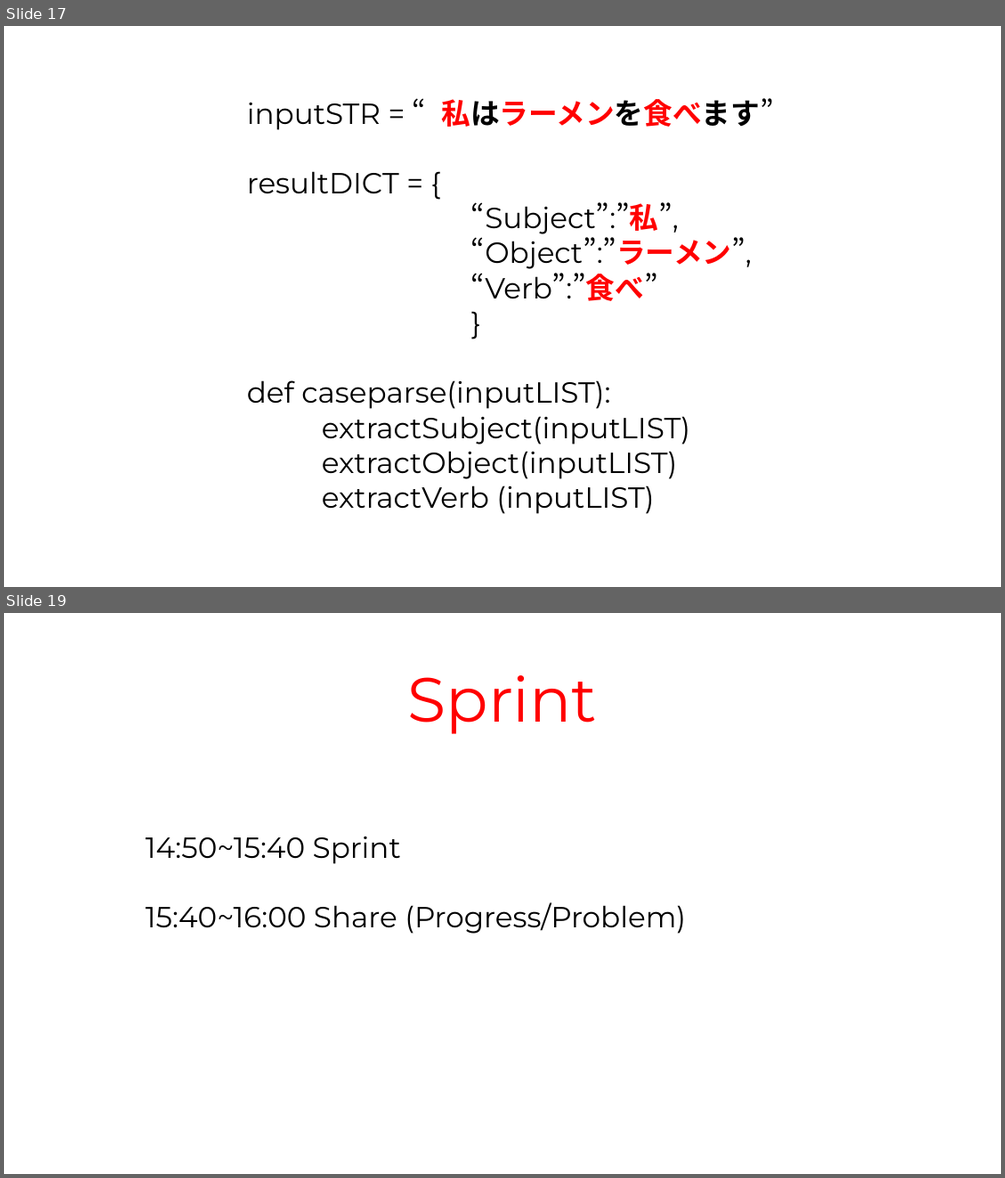
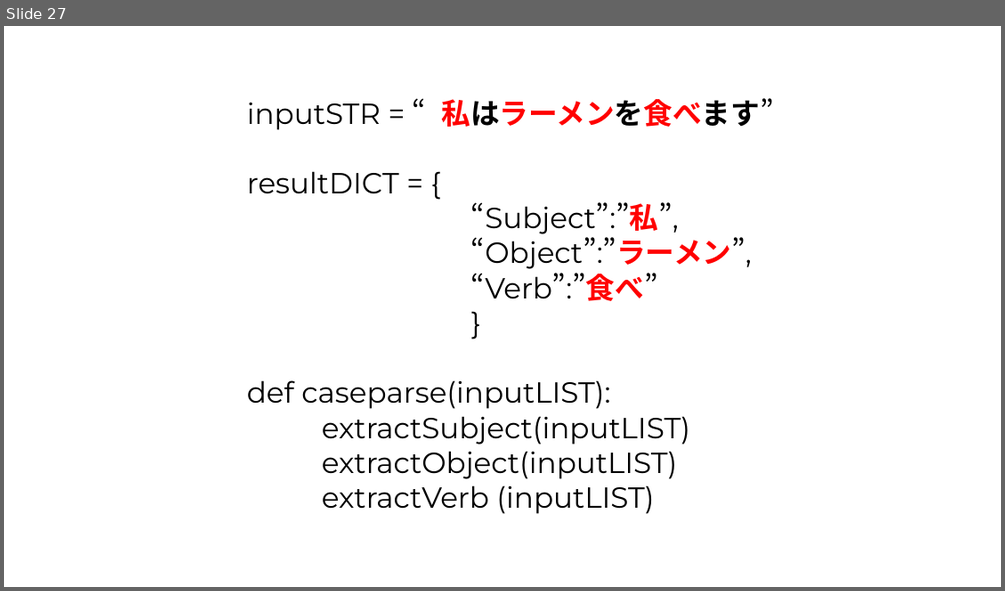
Before and after one commit to Chenct-jonathan/25ss_PyLab, a slide deck: slides/Python_Workshop_2.pptx. Shown one above the other, each under a label of ours: slides 17 and 19 before the commit, slide 27 after it; the slides between them are not shown. The pictures are 1005x1178 and 1005x591 pixels, drawn with LibreOffice and Linux fonts; fonts in the diff are those of the drawing. Boxes give left, top, right and bottom in pixels: in the first picture for what was removed or moved away, otherwise in the second. Text is boxed around its words. In the diff, an @@ line names an element or a change of style, - is before the commit and + after.

```diff
--- a/slides/Python_Workshop_2.pptx
+++ b/slides/Python_Workshop_2.pptx
@@ slide 19 removed at [4, 613, 1001, 1174], background #FFFFFF @@
@@ text removed at [408, 675, 598, 734] @@
-Sprint
@@ text removed at [146, 836, 686, 933] @@
-14:50~15:40 Sprint
-15:40~16:00 Share (Progress/Problem)
@@ what was slide 17 is now slide 27 @@
```
Also in this commit, not shown: 1 slide changed, 12 slides added, 2 other slides removed.
